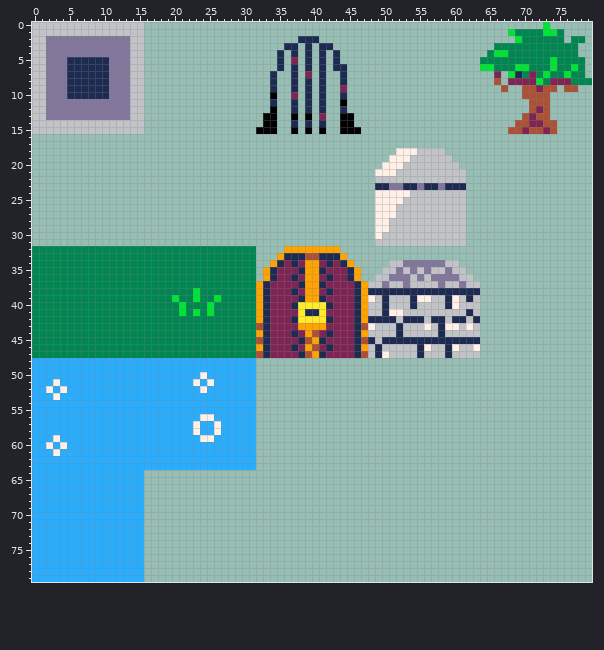
One commit to this sprite sheet: res/maps/map.png. This is how it looked before the edit.
The file is 80x80 pixels. Pixels under 10% opacity are left out.
After the commit:
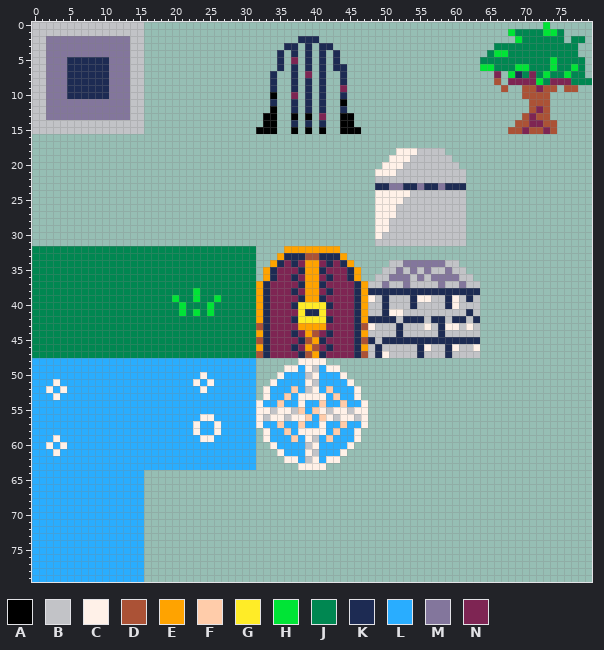
Palette (. is transparent): A #000000  B #c2c3c7  C #fff1e8  D #ab5236  E #ffa300  F #ffccaa  G #ffec27  H #00e436  J #008751  K #1d2b53  L #29adff  M #83769c  N #7e2553
Change:
y 48: x 38..41 .... -> CCCC
y 49: x 36..43 ........ -> CCLCBLCC
y 50: x 35..44 .......... -> CLLLBCLLLC
y 51: x 34..45 ............ -> CLLLLCBLLLLC
y 52: x 33..46 .............. -> CLLLFLBCLFLLLC
y 53: x 33..46 .............. -> CLLFLCCCCLFLLC
y 54: x 32..47 ................ -> CLLFLLCLLFLLFLLC
y 55: x 32..47 ................ -> CCBCCBFLFCBCCBCC
y 56: x 32..47 ................ -> CBCCBCCFLFCBCCBC
y 57: x 32..47 ................ -> CLLFLLFLLCLLFLLC
y 58: x 33..46 .............. -> CLLFLCCCCLFLLC
y 59: x 33..46 .............. -> CLLLFLCBLFLLLC
y 60: x 34..45 ............ -> CLLLLBCLLLLC
y 61: x 35..44 .......... -> CLLLCBLLLC
y 62: x 36..43 ........ -> CCLBCLCC
y 63: x 38..41 .... -> CCCC
